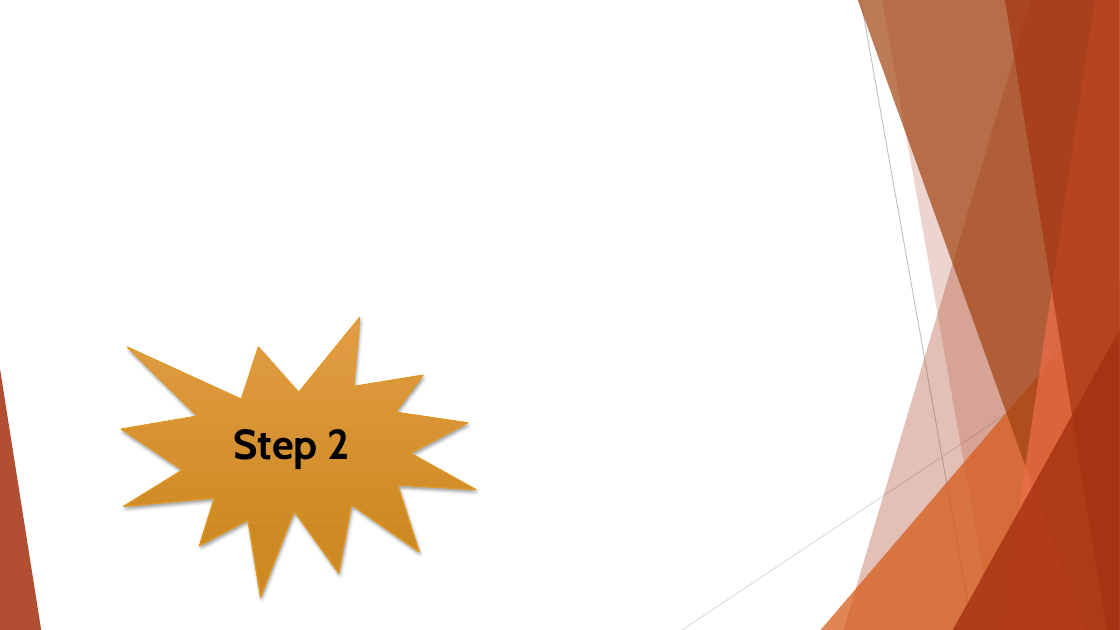
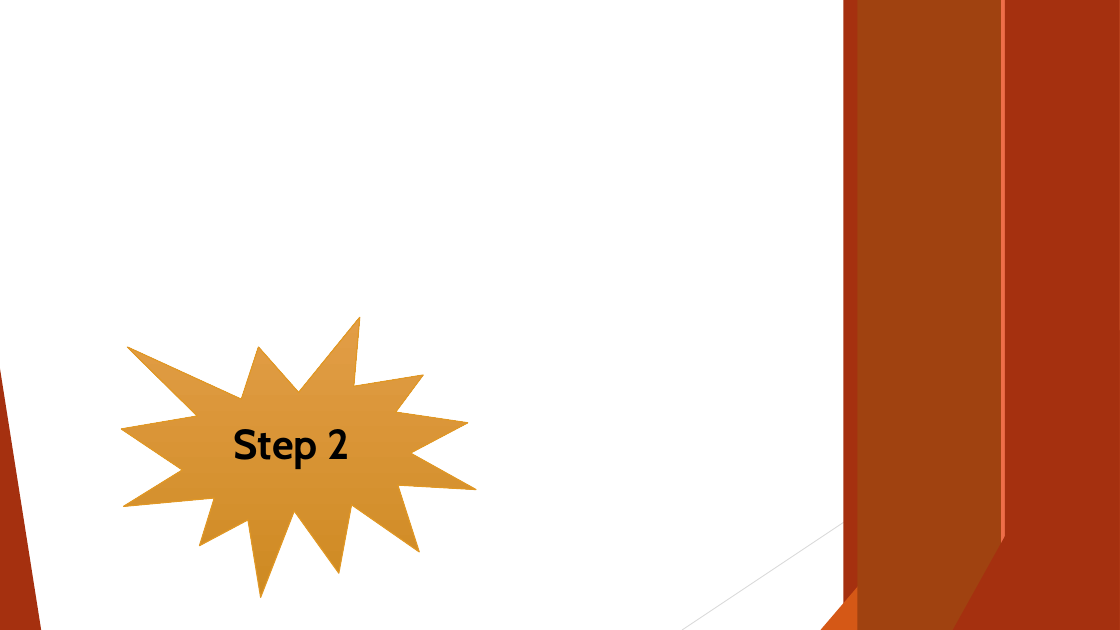
Before and after one commit to ICI3D/Sandbox, a slide deck: slide 15 of IntroToGitHub&SmartGit-v3.1.pptx. Drawn at 1120x630 pixels with LibreOffice and Linux fonts; fonts in the diff are those of the drawing; background and template pictures are left out. Boxes give left, top, right and bottom in pixels: in the first picture for what was removed or moved away, otherwise in the second. Text is boxed around its words. In the diff, an @@ line names an element or a change of style, - is before the commit and + after.

```diff
--- a/IntroToGitHub&SmartGit-v3.1.pptx
+++ b/IntroToGitHub&SmartGit-v3.1.pptx
@@ rectangle added at [844, 0, 1120, 630], fill #A5300F @@
@@ rectangle added at [858, 0, 1120, 630], fill #A04210 @@
@@ line (861, 0) - (973, 630): stroke #BFBFBF 0.75 pt to #BFBFBF 0.74 pt @@
@@ rectangle added at [882, 0, 1120, 630], fill #A5300F @@
@@ rectangle added at [1002, 0, 1120, 630], fill #EE6E49 @@
@@ group removed at [844, 0, 1120, 630]: 5 freeform shapes @@
@@ rectangle added at [1005, 0, 1120, 630], fill #A5300F @@
@@ triangle at [821, 280, 1120, 630]: fill #D55816 at 72% opacity to #D55816 @@
@@ irregular seal at [121, 318, 476, 597]: fill gradient #E29E46 to #CE8B22 to gradient #CE8A22 to #E29D46; outline #E19825 1 pt to #E19825 0.99 pt; shadow off @@
@@ line (1120, 339) - (682, 630): stroke #D9D9D9 0.75 pt to #D9D9D9 0.74 pt @@
@@ triangle at [953, 330, 1120, 630]: fill #A5300F at 80% opacity to #A5300F @@
@@ triangle at [0, 369, 41, 630]: fill #A5300F at 85% opacity to #A5300F @@
```
Also in this commit, not shown: 18 other slides changed, 3 other files.
